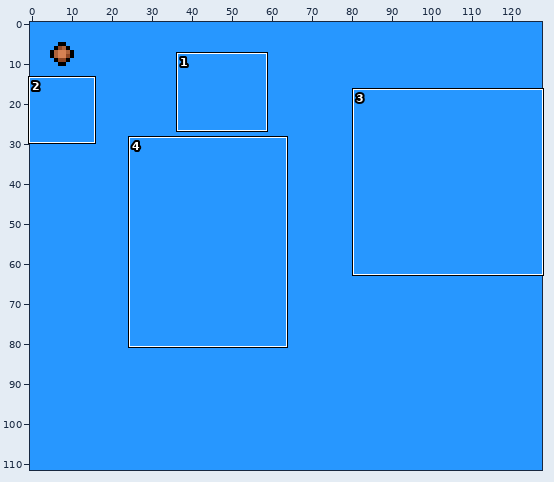
Sprite sheet: GemDef.gmx/GFX/projectiles.png. The first picture is a wide view before the edit; the outline marks the close-up.
Close-up. As it was:
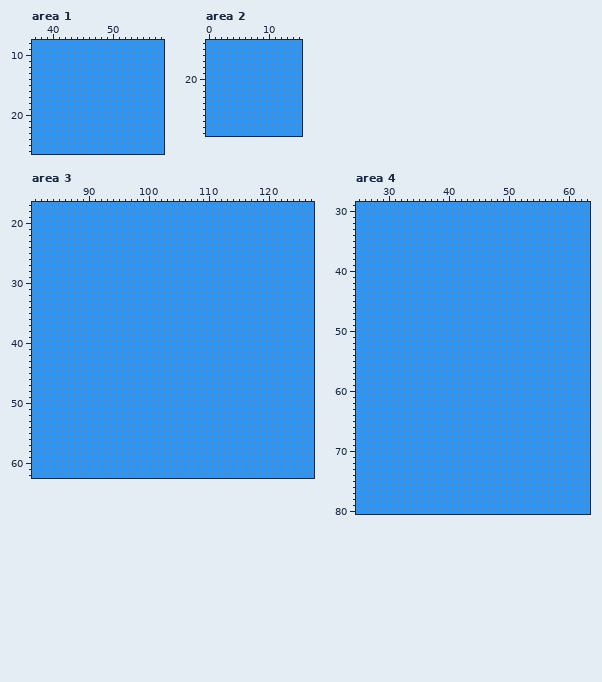
The file is 128x112 pixels. Shown: area 1: x 37..58, y 8..26; area 2: x 0..15, y 14..29; area 3: x 81..127, y 17..62; area 4: x 25..63, y 29..80. The commit also changed other parts of the picture, which this record leaves out.
The same view after the edit:
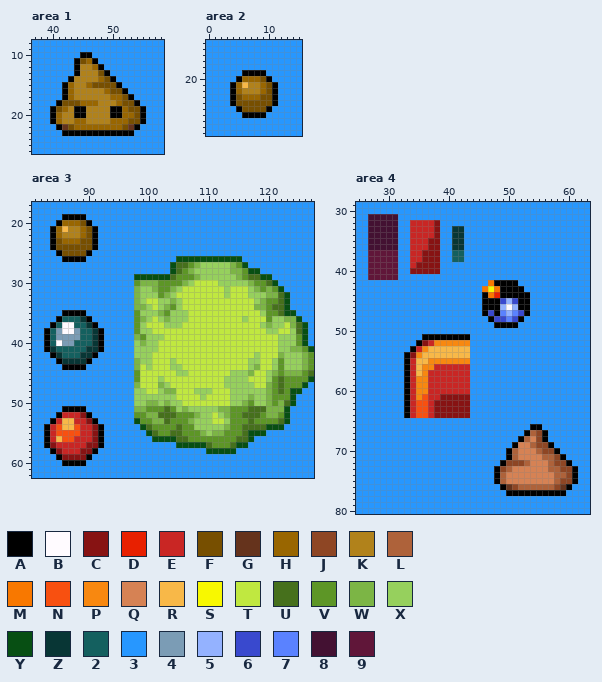
Palette (. is transparent): A #000000  B #fffbff  C #871313  D #e82000  E #c92624  F #774f00  G #65331c  H #996600  J #8e4624  K #b1821b  L #ae623a  M #f87800  N #f85010  P #f88810  Q #d68254  R #f8b848  S #f8f800  T #c0e840  U #46701c  V #5d9626  W #7cb545  X #96d05d  Y #074f13  Z #083635  2 #14605f  3 #2797ff  4 #7b9cb5  5 #94b2ff  6 #3949ce  7 #5a82ff  8 #431132  9 #601639
From old to new:
Changed rows in their new state; - is an unchanged pixel.
Area 1:
first column x 40:
10 -----AA---------
11 ----AFHA--------
12 ----AKKHA-------
13 ----AKKKFA------
14 ---AKKKKHFA-----
15 --AHKKHFFFFA----
16 --AHKKKKKHFFA---
17 --AHKKKKKKHHFA--
18 -AFFFHHHKKKHFFA-
19 AFHKAAKKKKAAHFFA
20 AHKKAAKKKKAAHHFA
21 AHKKHHKKKKHHHFFA
22 -AGFHHHHHHHHFGA-
23 --AAAAAAAAAAAA--
Area 2:
first column x 4:
19 --AAAA--
20 -AHHHFA-
21 AHRKKHFA
22 AHKKKHFA
23 AFHHHFFA
24 AFFFFFFA
25 -AFFFFA-
26 --AAAA--
Area 3:
first column x 83:
19 ---AAAA--------------------------------------
20 --AHHHFA-------------------------------------
21 -AHRKKHFA------------------------------------
22 -AHKKKHFA------------------------------------
23 -AFHHHFFA------------------------------------
24 -AFFFFFFA------------------------------------
25 --AFFFFA-------------------------------------
26 ---AAAA---------------YYYYYYYYYYY------------
27 ---------------------YUUVWXXXXXWVY-----------
28 ---------------------YUVWXXXXXXWWVYY---------
29 ---------------YYYYYYUVVVWXXXXXXWVUUYY-------
30 ---------------VWWWVVVVWXTTTTXXXXXWVVUY------
31 ---------------WXXWVVWXTTTTTTTXTTTXWVWVY-----
32 ---------------WXXXVWXTTTTTTTTXTTTXXXWWUY----
33 ---------------WXTTXXWXTTTTTTTTTTTTXWVVUY----
34 ---------------WWXTXWVXTTTTTTTTTTTTWWVUUY----
35 ---AAAA--------VXXXWVXXXTTTTTTTTTTTTXVVUYY---
36 --A222ZA-------VWXTXWXXXTTTTTTTTTXTTTVXXWWY--
37 -A2BB22ZA------VXTTTXXXTTTTTTTTTTTTTXWXXTWUY-
38 A24BB422ZA-----VXXTTTTTTTTTTTTTTTTTTTXXTTXUY-
39 A2444422ZA-----WVXXXTTTTTTTTTTTTTTTTTTTXXXVY-
40 A2B44222ZA-----XWXXTTTTTTTTTTTTTTTTTTTTXXXVY-
41 AZ22222ZZA-----XXXXTTTTTTTTTTTTTTTTTTTTXXWWVY
42 -AZ222ZZA------XXXTTTTTTTTTTTTTTTTTXTTTWXXXWV
43 --AZZZZA-------WXXTTTXTTTTTTTTTTTTXXTTXVXXXWV
44 ---AAAA--------WTXTTTXXTTTTTTTTTTTXWTTXVXXXWV
45 ---------------VTTTTTTXXTTTTTTTXXXWTTXWVWWWVU
46 ---------------VTTTXTTTTTTTTTTXXXXTTTXVUVVVVY
47 ---------------WTTTWXTTTTTTTTTXXXXXTTWVUVVVY-
48 ---------------XXTTXWWTTTXXXTTTXXXXXXWVUVYY--
49 ---------------XXXXXXXTTTTXTTTTXXXWXXWVVVY---
50 ---------------XXWWXWXXTTTTTTTTXXWVXXWVWUY---
51 ---AAAA--------WWVVVUVXWXXXXXWWVVVUUUWWWY----
52 --AEEECA-------VVWWUUUVVVWXXTXWVVUUUVWWVY----
53 -AERREECA------YVVWWUVVVWXXXTTXVVVUVVVVUY----
54 AENRRNEECA------YUVVVVUVVXXXXXWVVUUUUYYY-----
55 AENNNNEECA-------YUVVUUVVVWXWWVVVUYYY--------
56 AERNNEEECA--------YYYYUUVVVVVVVVUUY----------
57 ACEEEEECCA------------YYYYYUVVVUYY-----------
58 -ACEEECCA------------------YYYYY-------------
59 --ACCCCA-------------------------------------
60 ---AAAA--------------------------------------
Area 4:
first column x 27:
31 88888------------------------------
32 88888--EEEEC-----------------------
33 88888--EEEEC--ZZ-------------------
34 88888--EEEEC--ZZ-------------------
35 88888--EEECC--ZZ-------------------
36 88888--EEECC--ZZ-------------------
37 99999--EECCC--22-------------------
38 99999--EECCC--22-------------------
39 99999--ECCCC-----------------------
40 99999--CCCCC-----------------------
41 99999------------------------------
42 --------------------MAAAA----------
43 -------------------MSMAAAA---------
44 -------------------AMDAAAAA--------
45 -------------------AAA656AA--------
46 -------------------AAA5B5AA--------
47 -------------------A6A7576A--------
48 --------------------A6676A---------
49 ---------------------AAAA----------
51 ---------AAAAAAAA------------------
52 --------ACEPPPPPP------------------
53 -------AEPRRRRRRR------------------
54 ------ACPRRRRRRRR------------------
55 ------AERRPPPPPPP------------------
56 ------AERPPEEEEEE------------------
57 ------AERPEEEEEEE------------------
58 ------AEPPEEEEEEE------------------
59 ------AEPPEEEEEEE------------------
60 ------AEPPEEEEEEE------------------
61 ------AEPNEECCCCC------------------
62 ------AENNECCCCCC------------------
63 ------AENNECCCCCC------------------
64 ------AENNECCCCCC------------------
66 ---------------------------AA------
67 --------------------------ALJA-----
68 -------------------------ALQJA-----
69 ------------------------AQQLJJA----
70 -----------------------ALQQQLJJA---
71 -----------------------ALQQQQLLJA--
72 ----------------------AJJJLQQQLJJA-
73 ---------------------AJLQQQQQQLLJJA
74 ---------------------ALQQQQQQQQLLJA
75 ---------------------ALQQQQQQQQLJJA
76 ----------------------AGJLLLLLLJGA-
77 -----------------------AAAAAAAAAA--
